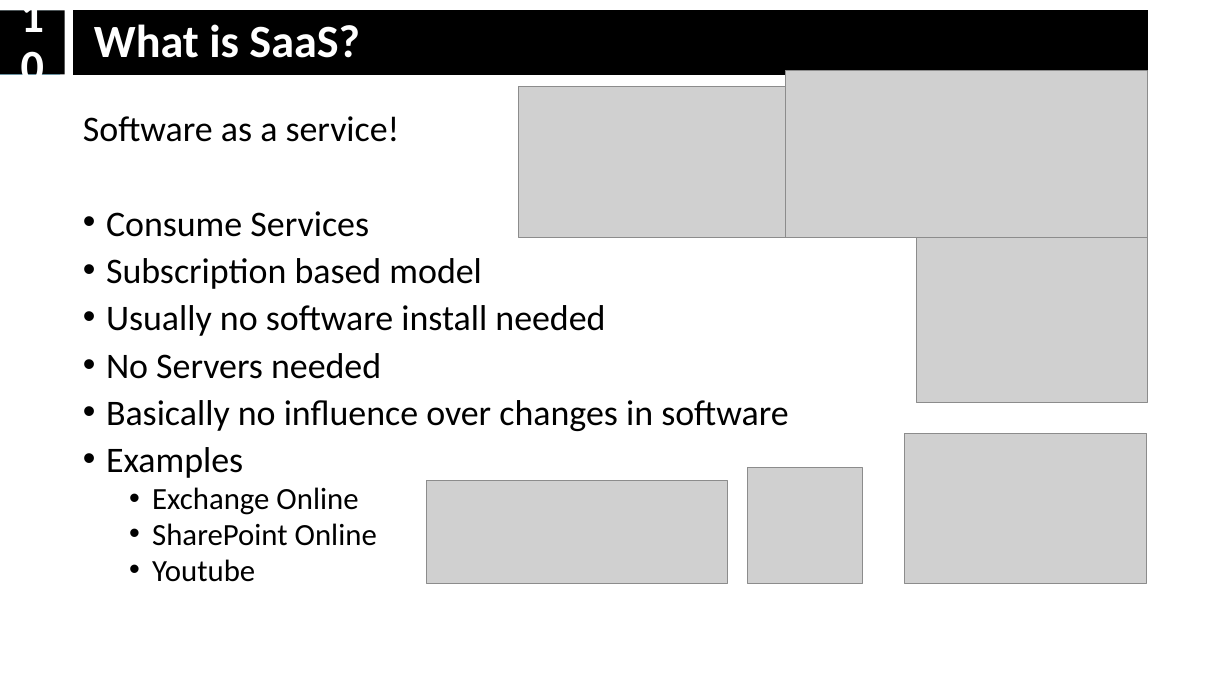
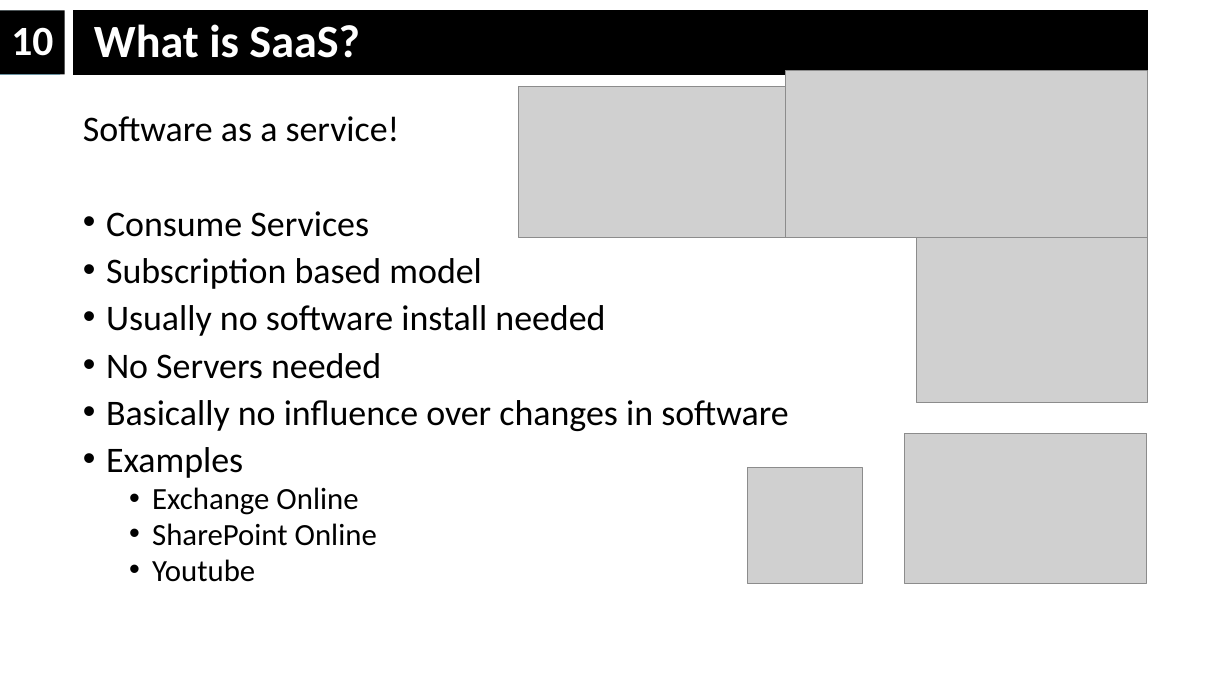
Before and after one commit to pkothree/OfficeCamp2019, a slide deck: slide 10 of Teams/Teams_2019.pptx. Drawn at 1232x693 pixels with LibreOffice and Linux fonts; fonts in the diff are those of the drawing; grey boxes stand for pictures. Boxes give left, top, right and bottom in pixels: in the first picture for what was removed or moved away, otherwise in the second. Text is boxed around its words. In the diff, an @@ line names an element or a change of style, - is before the commit and + after.

```diff
--- a/Teams/Teams_2019.pptx
+++ b/Teams/Teams_2019.pptx
@@ page number at (0,10,65,74): size 36 to 32.4 pt @@
@@ picture removed at (427,481,727,583) @@
```
Also in this commit, not shown: 43 other slides changed, 2 other files.
